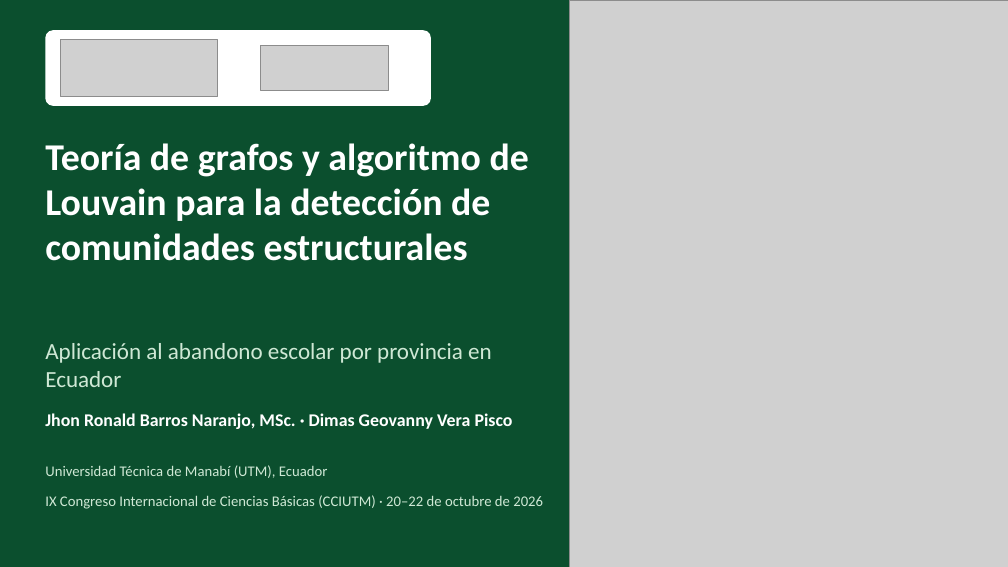
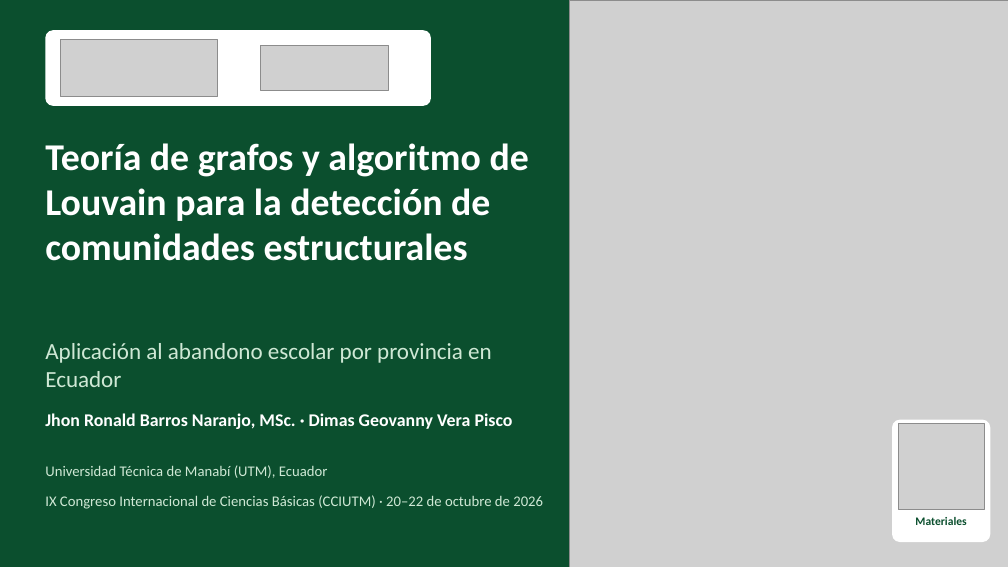
Before and after one commit to jbarrosn/replicacion-CCIUTM2026, a slide deck: slide 1 of ponencia/Ponencia_CCIUTM2026_Barros.pptx. Drawn at 1008x567 pixels with LibreOffice and Linux fonts; fonts in the diff are those of the drawing; grey boxes stand for pictures. Boxes give left, top, right and bottom in pixels: in the first picture for what was removed or moved away, otherwise in the second. Text is boxed around its words. In the diff, an @@ line names an element or a change of style, - is before the commit and + after.

```diff
--- a/ponencia/Ponencia_CCIUTM2026_Barros.pptx
+++ b/ponencia/Ponencia_CCIUTM2026_Barros.pptx
@@ rounded rectangle added at box(892, 420, 991, 542), fill #FFFFFF @@
@@ picture added at box(898, 423, 985, 510) @@
@@ text added at box(915, 517, 966, 525), 11 pt, text #0B4F2E, bold @@
+Materiales
```
Also in this commit, not shown: 1 other slide changed, 4 other files.
